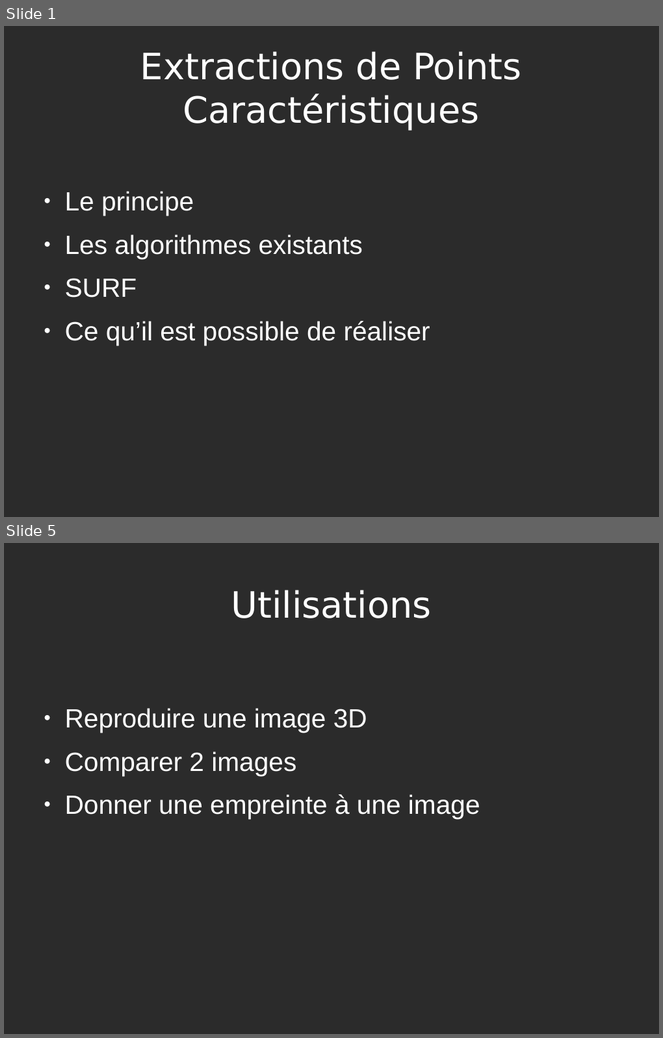
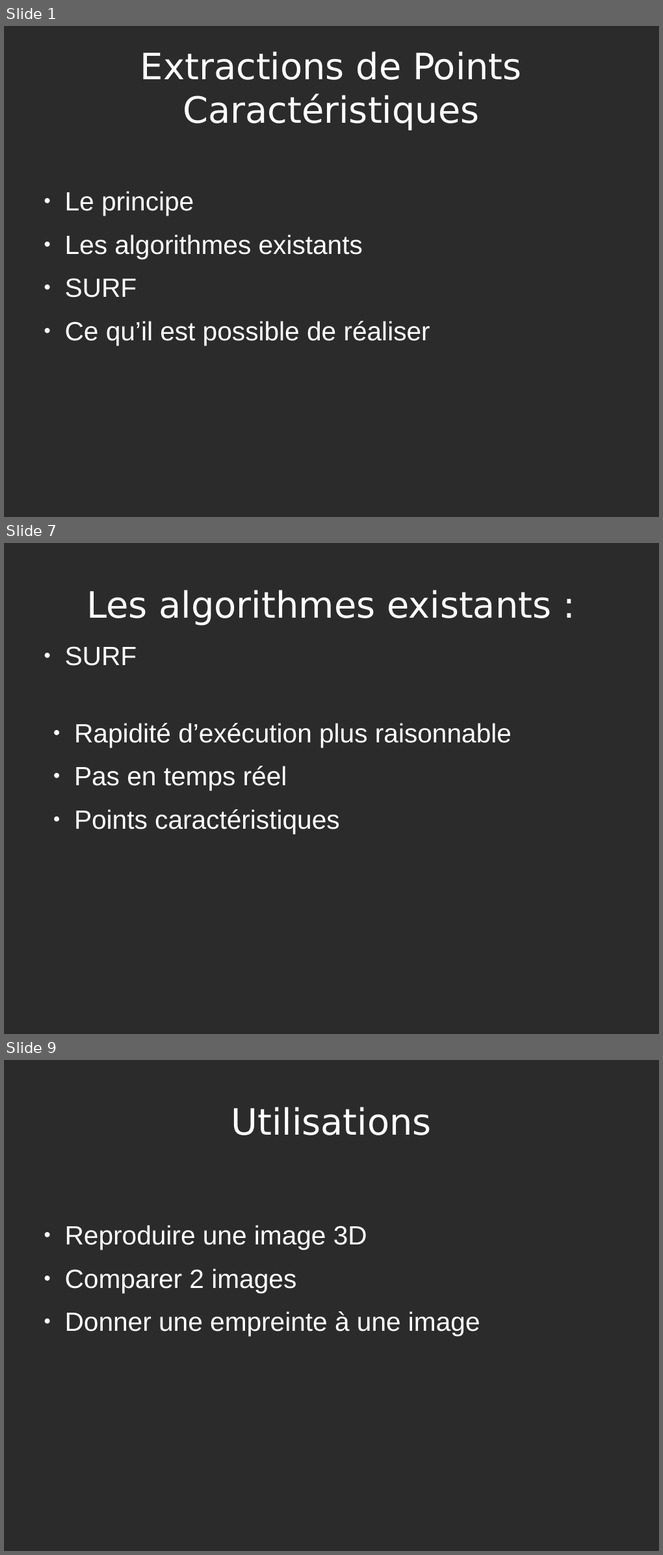
Before and after one commit to todorico/EPC, a slide deck: Presentation.odp. Shown one above the other, each under a label of ours: slides 1 and 5 before the commit, slides 1, 7 and 9 after it; the slides between them are not shown. The pictures are 663x1038 and 663x1555 pixels, drawn with LibreOffice and Linux fonts; fonts in the diff are those of the drawing; background and template pictures are left out; a plain dark background stands for a picture behind light text. Boxes give left, top, right and bottom in pixels: in the first picture for what was removed or moved away, otherwise in the second. Text is boxed around its words. In the diff, an @@ line names an element or a change of style, - is before the commit and + after.

```diff
--- a/Presentation.odp
+++ b/Presentation.odp
@@ slide 7 added at (4, 543, 659, 1034), background picture (left out) @@
@@ title added at (87, 590, 551, 626), 44 pt, text #FFFFFF @@
+Les algorithmes existants :
@@ text added at (65, 646, 137, 666), 32 pt, text #FFFFFF @@
+● SURF
@@ text added at (74, 723, 512, 834), 32 pt, text #FFFFFF @@
+● Rapidité d’exécution plus raisonnable
+● Pas en temps réel
+● Points caractéristiques
@@ what was slide 5 is now slide 9 @@
```
Also in this commit, not shown: 3 slides changed, 3 other slides added.
